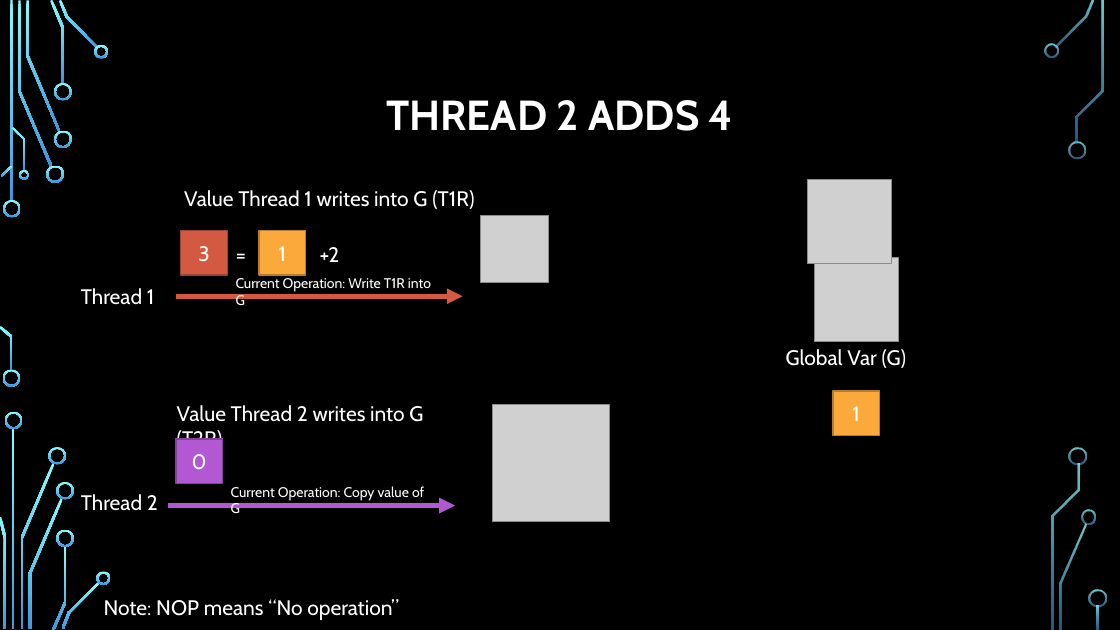
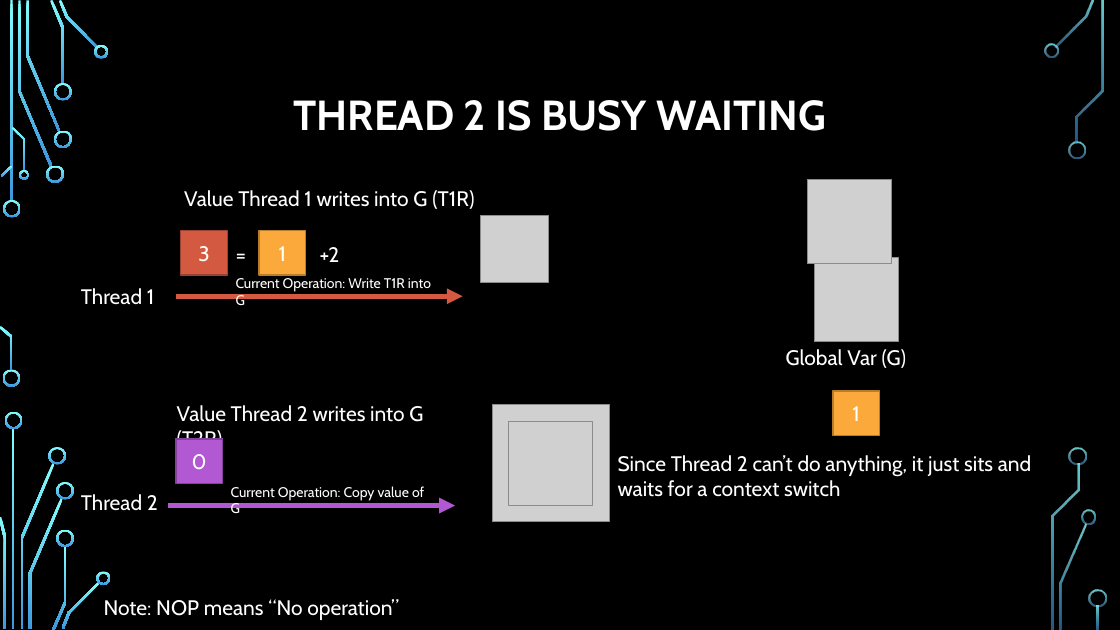
Before and after one commit to psypdt/Advanced_Summer_Course, a slide deck: slide 45 of Day3/Day_3.pptx. Drawn at 1120x630 pixels with LibreOffice and Linux fonts; fonts in the diff are those of the drawing; grey boxes stand for pictures; background and template pictures are left out. Boxes give left, top, right and bottom in pixels: in the first picture for what was removed or moved away, otherwise in the second. Text is boxed around its words. In the diff, an @@ line names an element or a change of style, - is before the commit and + after.

```diff
--- a/Day3/Day_3.pptx
+++ b/Day3/Day_3.pptx
@@ title at <box>293,100,827,131</box>: text changed @@
-THREAD 2 ADDS 4
+THREAD 2 IS BUSY WAITING
@@ picture added at <box>509,422,593,506</box> @@
@@ text added at <box>618,455,1031,497</box>, 18 pt, text #FFFFFF @@
+Since Thread 2 can’t do anything, it just sits and waits for a context switch
```
Also in this commit, not shown: 5 other slides changed, 9 slides added.
